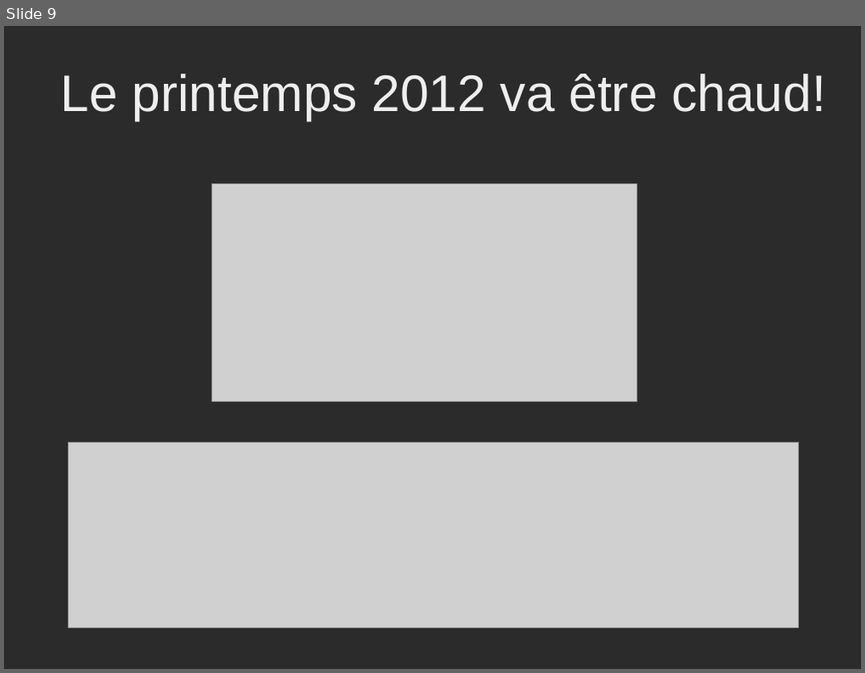
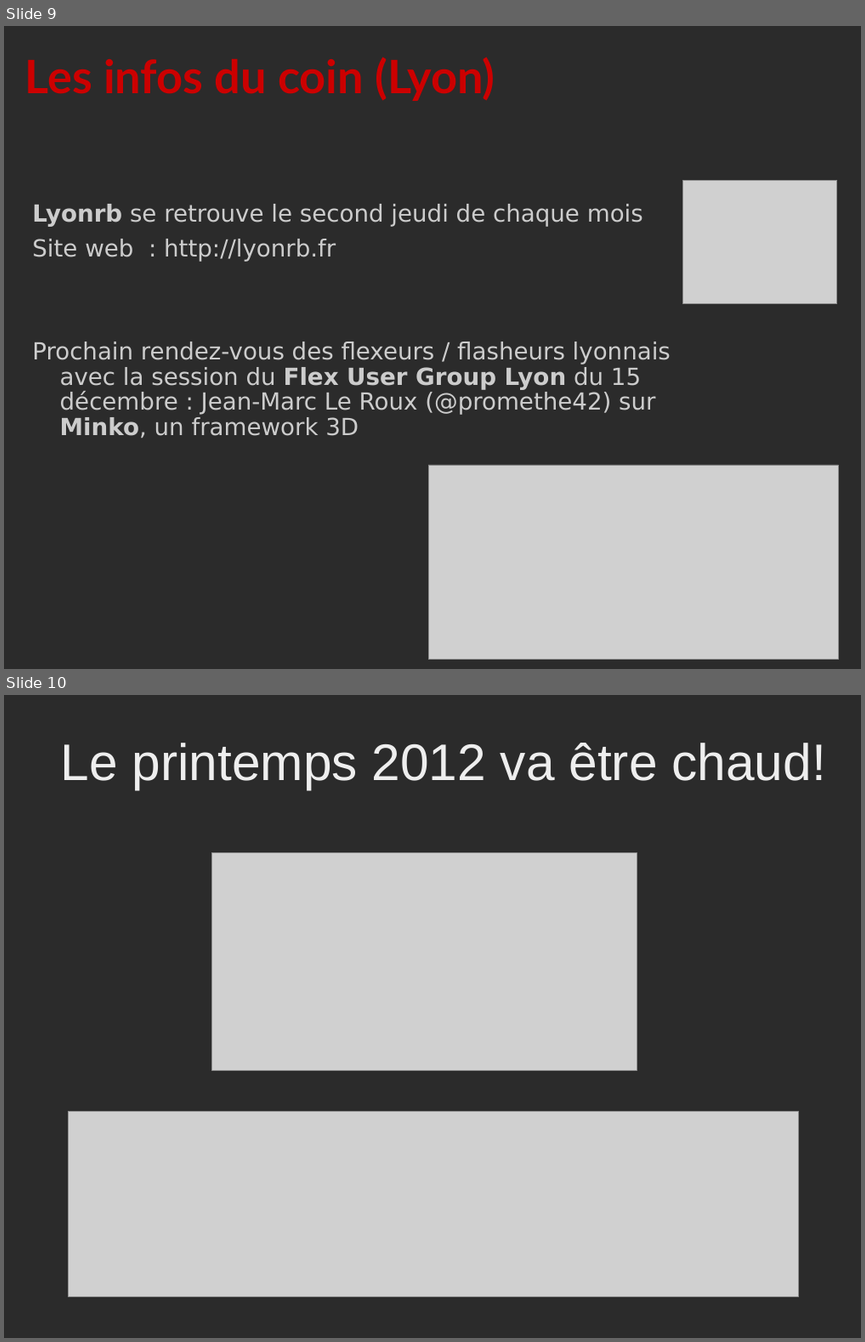
Before and after one commit to DuchessFrance/duchessfr, a slide deck: session/2011/11/DuchessAdvice_events_22november2011.ppt. Shown one above the other, each under a label of ours: slide 9 before the commit, slides 9 and 10 after it. The pictures are 865x673 and 865x1342 pixels, drawn with LibreOffice and Linux fonts; fonts in the diff are those of the drawing; grey boxes stand for pictures; background and template pictures are left out; a plain dark background stands for a picture behind light text. Boxes give left, top, right and bottom in pixels: in the first picture for what was removed or moved away, otherwise in the second. Text is boxed around its words. In the diff, an @@ line names an element or a change of style, - is before the commit and + after.

Commit message:
V3 session 22 novembre 2011 - ajout Flex

```diff
--- a/session/2011/11/DuchessAdvice_events_22november2011.ppt
+++ b/session/2011/11/DuchessAdvice_events_22november2011.ppt
@@ slide 9 added at (4, 26, 861, 669), background picture (left out) @@
@@ text added at (25, 57, 494, 101), 43 pt, text #CC0000, bold @@
+Les infos du coin (Lyon)
@@ text added at (32, 204, 670, 437), 22 pt, text #CCCCCC @@
+Lyonrb se retrouve le second jeudi de chaque mois
+Site web : http://lyonrb.fr
+Prochain rendez-vous des flexeurs / flasheurs lyonnais avec la session du Flex User Group Lyon du 15 décembre : Jean-Marc Le Roux (@promethe42) sur Minko, un framework 3D
@@ picture added at (682, 180, 837, 304) @@
@@ picture added at (428, 465, 839, 659) @@
@@ what was slide 9 is now slide 10 @@
```
Also in this commit, not shown: 1 slide changed.
